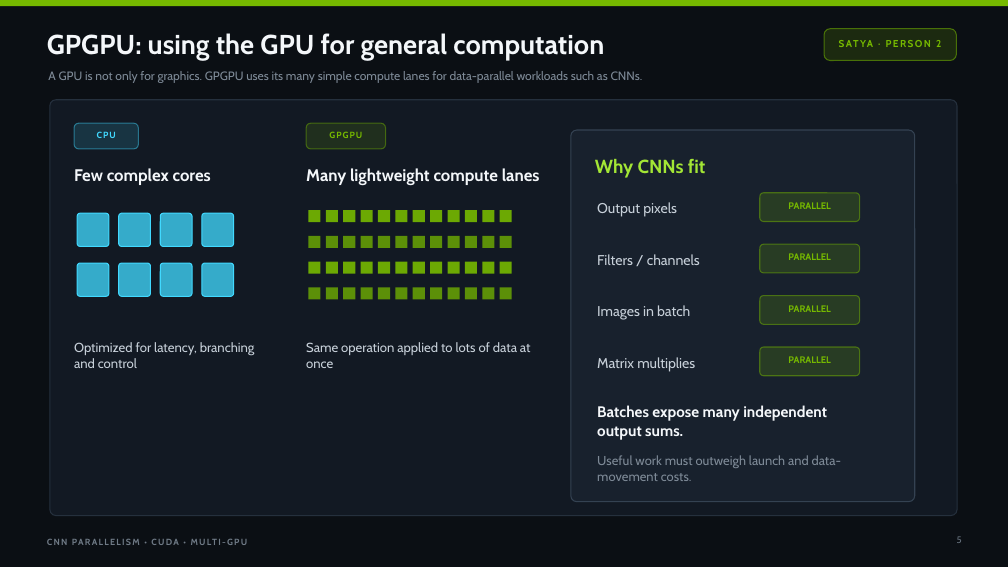
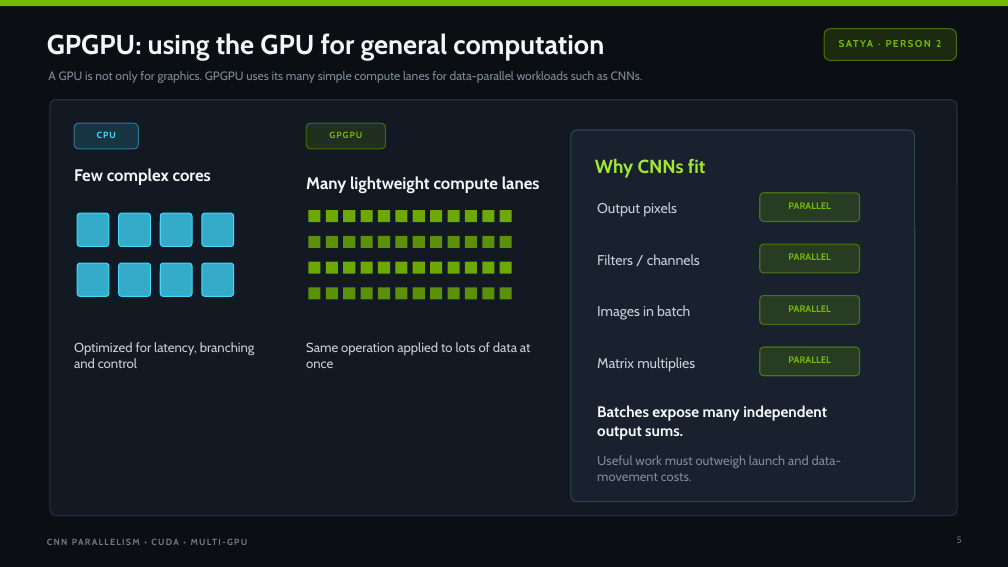
Before and after one commit to saltypal/CNN-CUDA-Case-Study, a slide deck: slide 5 of presentation/CNN_CUDA_Case_Study.pptx. Drawn at 1008x567 pixels with LibreOffice and Linux fonts; fonts in the diff are those of the drawing. Boxes give left, top, right and bottom in pixels: in the first picture for what was removed or moved away, otherwise in the second. Text is boxed around its words. In the diff, an @@ line names an element or a change of style, - is before the commit and + after.

```diff
--- a/presentation/CNN_CUDA_Case_Study.pptx
+++ b/presentation/CNN_CUDA_Case_Study.pptx
@@ text "Many lightweight compute lanes" moved from (x1=306, y1=168, x2=540, y2=185) to (x1=306, y1=176, x2=540, y2=193) @@
```
Also in this commit, not shown: 10 other slides changed, 51 other files.
